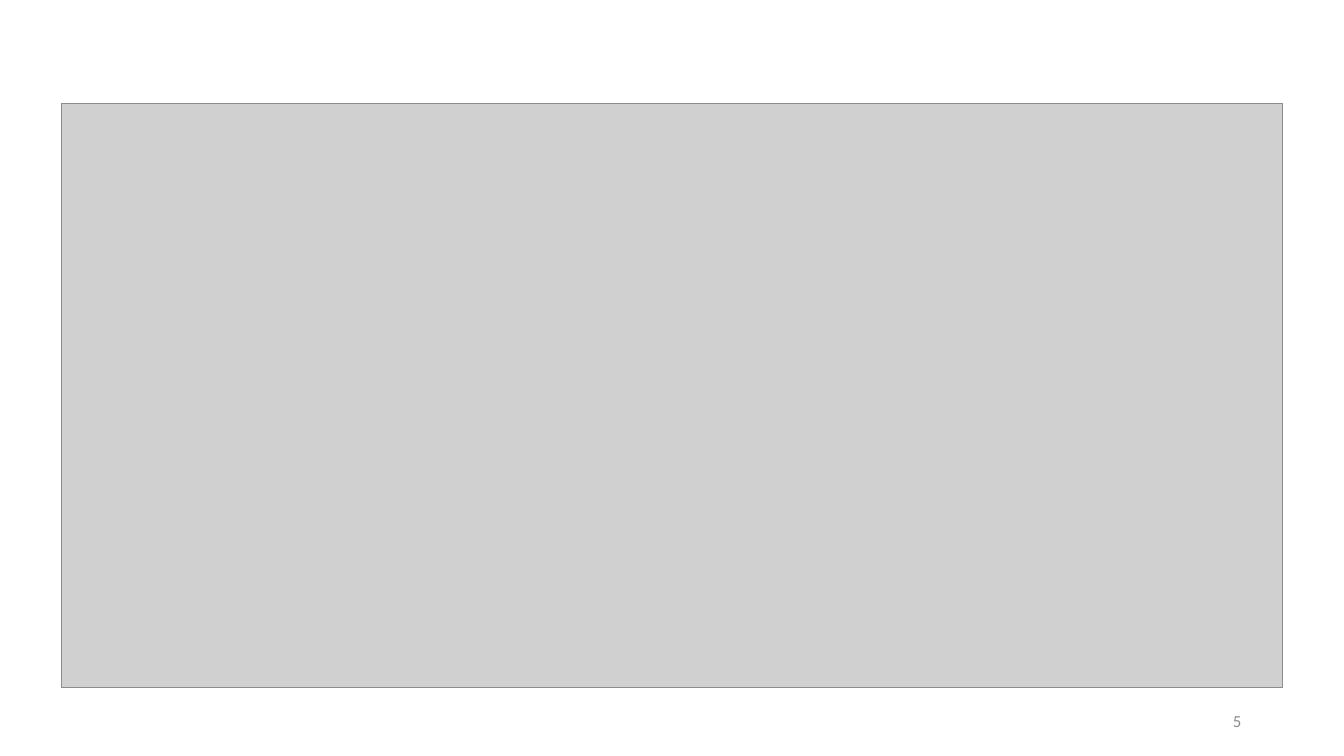
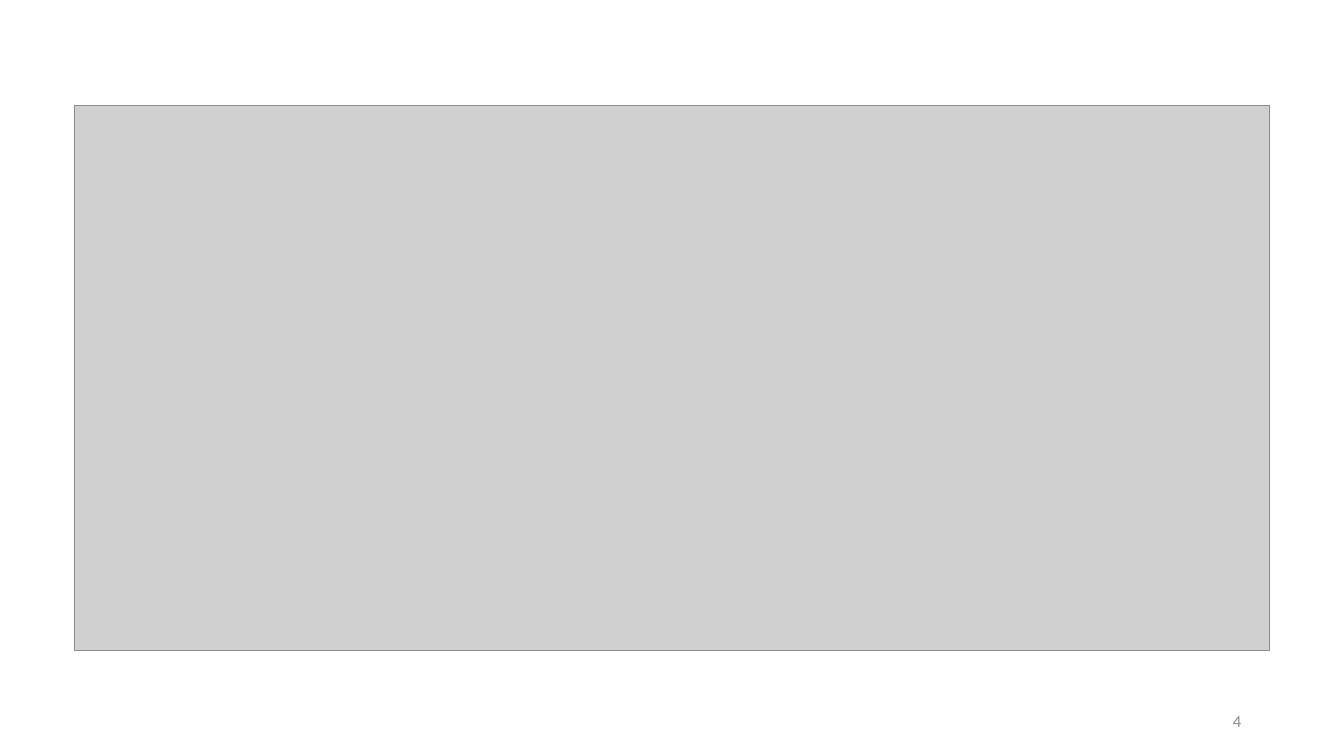
Before and after one commit to StevenJoseph19/Java, a slide deck: slide 4 of Day 7/Slides/1. Course Overview/course-overview-slides.pptx (slide 5 before the commit). Drawn at 1344x756 pixels with LibreOffice and Linux fonts; fonts in the diff are those of the drawing; grey boxes stand for pictures. Boxes give left, top, right and bottom in pixels: in the first picture for what was removed or moved away, otherwise in the second. Text is boxed around its words. In the diff, an @@ line names an element or a change of style, - is before the commit and + after.

```diff
--- a/Day 7/Slides/1. Course Overview/course-overview-slides.pptx
+++ b/Day 7/Slides/1. Course Overview/course-overview-slides.pptx
@@ picture: place and size @@
-picture at (62, 104, 1282, 688)
+picture at (75, 106, 1269, 651)
@@ page number at (1233, 716, 1241, 727): text changed @@
-5
+4
```
Also in this commit, not shown: 1 slide removed, 7 other files.
